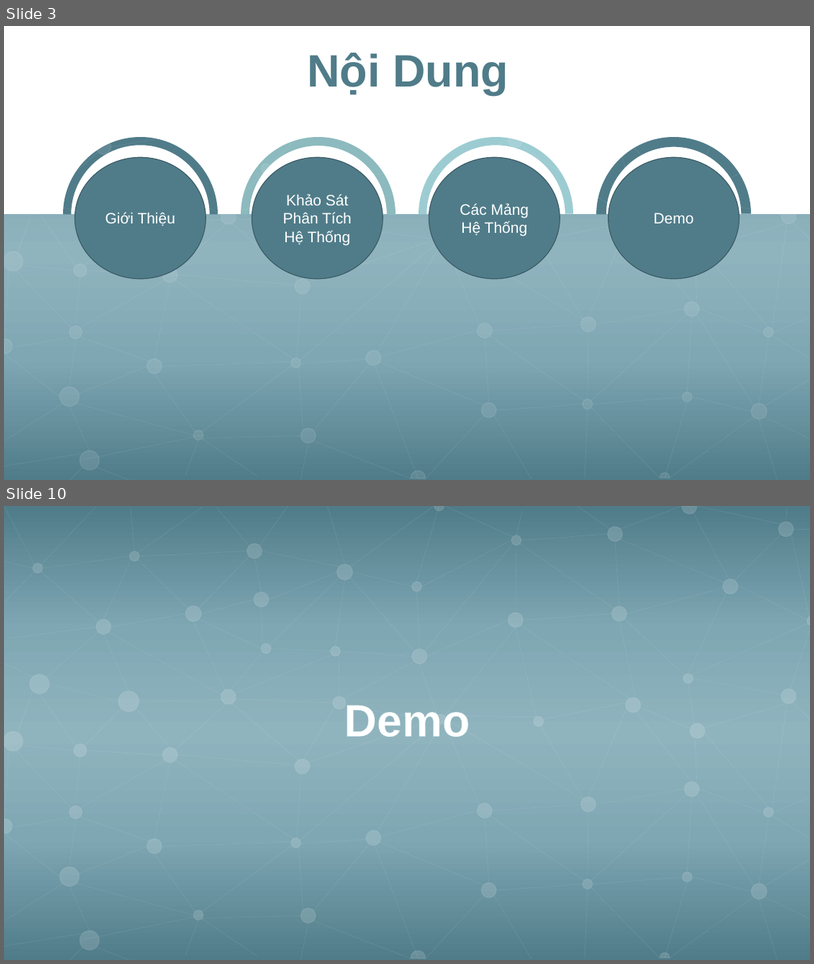
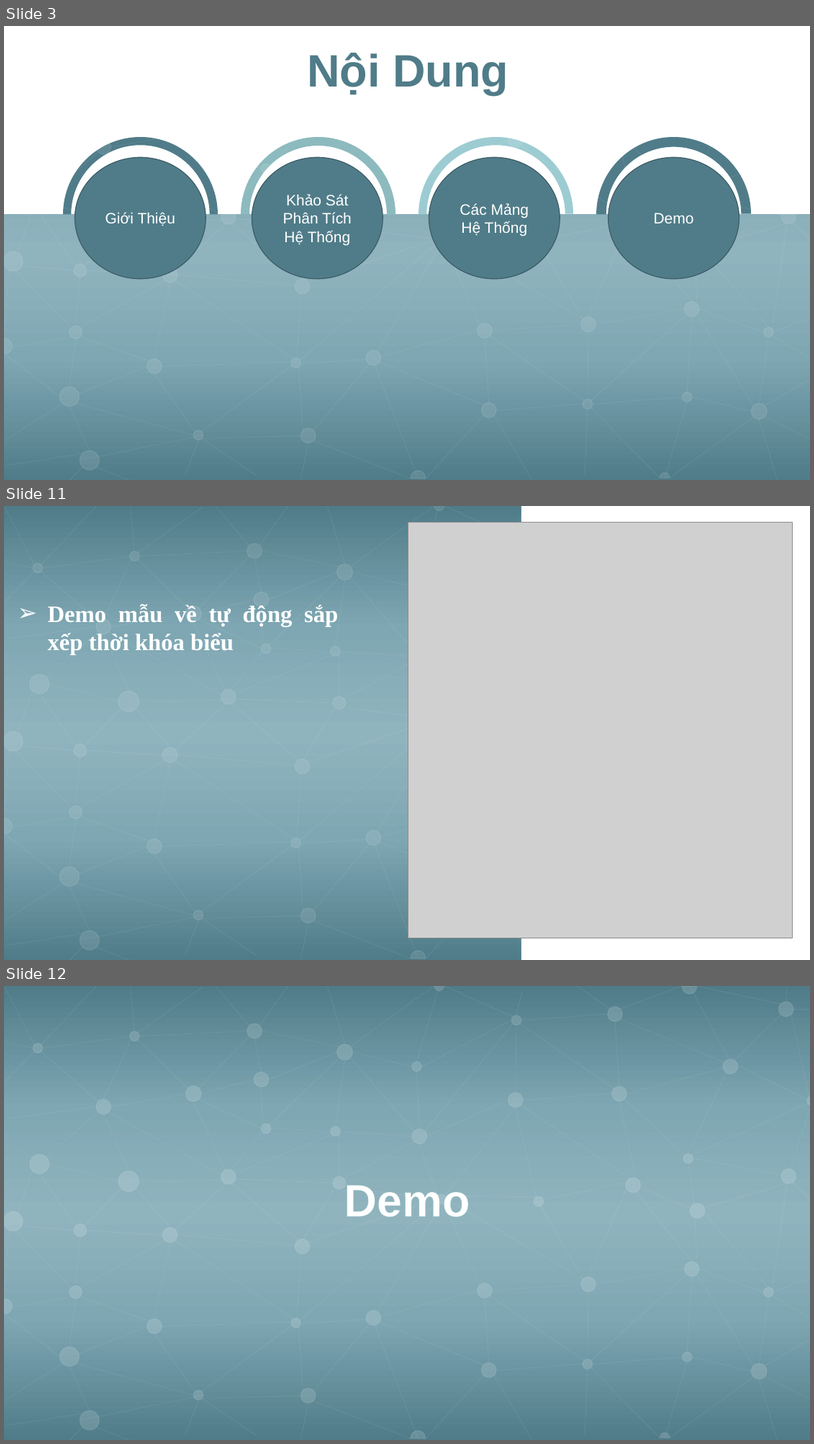
Before and after one commit to TLMHoang/HeThongSoLienLac, a slide deck: DOANCHUYENNGANH/SildeDoAnCN.pptx. Shown one above the other, each under a label of ours: slides 3 and 10 before the commit, slides 3, 11 and 12 after it; the slides between them are not shown. The pictures are 814x964 and 814x1444 pixels, drawn with LibreOffice and Linux fonts; fonts in the diff are those of the drawing; grey boxes stand for pictures. Boxes give left, top, right and bottom in pixels: in the first picture for what was removed or moved away, otherwise in the second. Text is boxed around its words. In the diff, an @@ line names an element or a change of style, - is before the commit and + after.

```diff
--- a/DOANCHUYENNGANH/SildeDoAnCN.pptx
+++ b/DOANCHUYENNGANH/SildeDoAnCN.pptx
@@ slide 11 added at (4,506,810,960), background gradient #507C89 to #7EA7B3 to #90B4BE; not listed: 136 template elements that a slide beside it also shows @@
@@ picture added at (408,522,793,938) @@
@@ rectangle added at (522,506,810,960), fill #FFFFFF @@
@@ text added at (48,604,338,654), 28 pt, text #FFFFFF, bold @@
+➢ Demo mẫu về tự động sắp xếp thời khóa biểu
@@ what was slide 10 is now slide 12 @@
```
Also in this commit, not shown: 3 slides changed, 2 other slides added, 1 slide removed, 1 other file.
